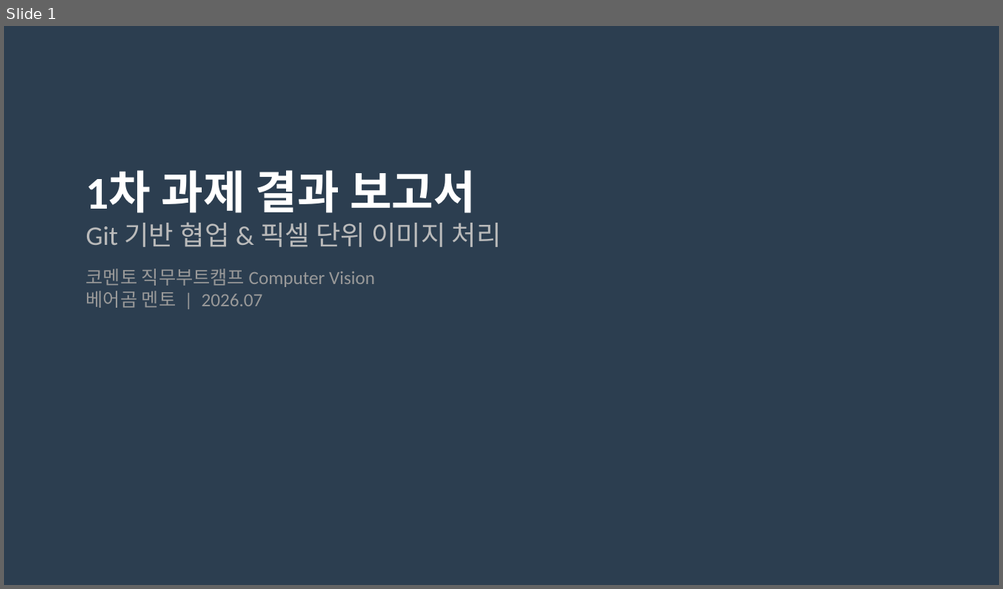
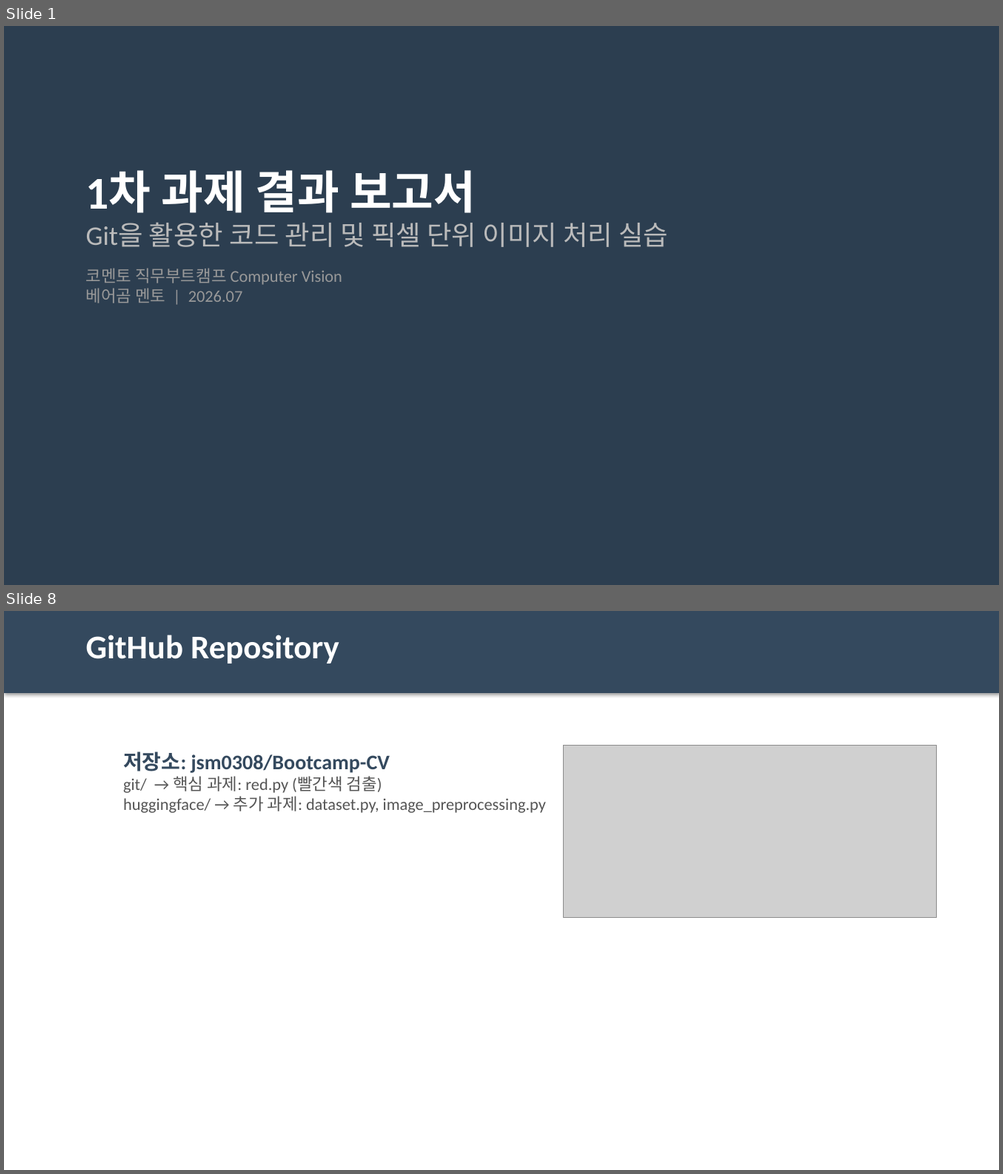
Before and after one commit to jsm0308/Bootcamp-CV, a slide deck: presentation.pptx. Shown one above the other, each under a label of ours: slide 1 before the commit, slides 1 and 8 after it; the slides between them are not shown. The pictures are 1003x589 and 1003x1174 pixels, drawn with LibreOffice and Linux fonts; fonts in the diff are those of the drawing; grey boxes stand for pictures. Boxes give left, top, right and bottom in pixels: in the first picture for what was removed or moved away, otherwise in the second. Text is boxed around its words. In the diff, an @@ line names an element or a change of style, - is before the commit and + after.

```diff
--- a/presentation.pptx
+++ b/presentation.pptx
@@ slide 8 added at (x1=4, y1=611, x2=999, y2=1170), background #FFFFFF @@
@@ rectangle added at (x1=4, y1=611, x2=999, y2=693), fill #34495E @@
@@ text added at (x1=86, y1=635, x2=339, y2=664), 32 pt, text #FFFFFF, bold @@
+GitHub Repository
@@ text added at (x1=123, y1=752, x2=546, y2=813), 16 pt, text #555555 @@
+저장소: jsm0308/Bootcamp-CV
+git/ → 핵심 과제: red.py (빨간색 검출)
+huggingface/ → 추가 과제: dataset.py, image_preprocessing.py
@@ picture added at (x1=563, y1=745, x2=936, y2=917) @@
@@ slide 1 changed as well @@
@@ text at (x1=86, y1=222, x2=668, y2=247): text changed @@
-Git 기반 협업 & 픽셀 단위 이미지 처리
+Git을 활용한 코드 관리 및 픽셀 단위 이미지 처리 실습
@@ text at (x1=86, y1=268, x2=342, y2=304): size 18 to 16 pt in "코멘토 직무부트캠프 Computer Vision", "베어곰 멘토 | 2026.07" @@
```
Also in this commit, not shown: 1 other slide changed, 6 other slides added, 14 slides removed, 6 other files.
